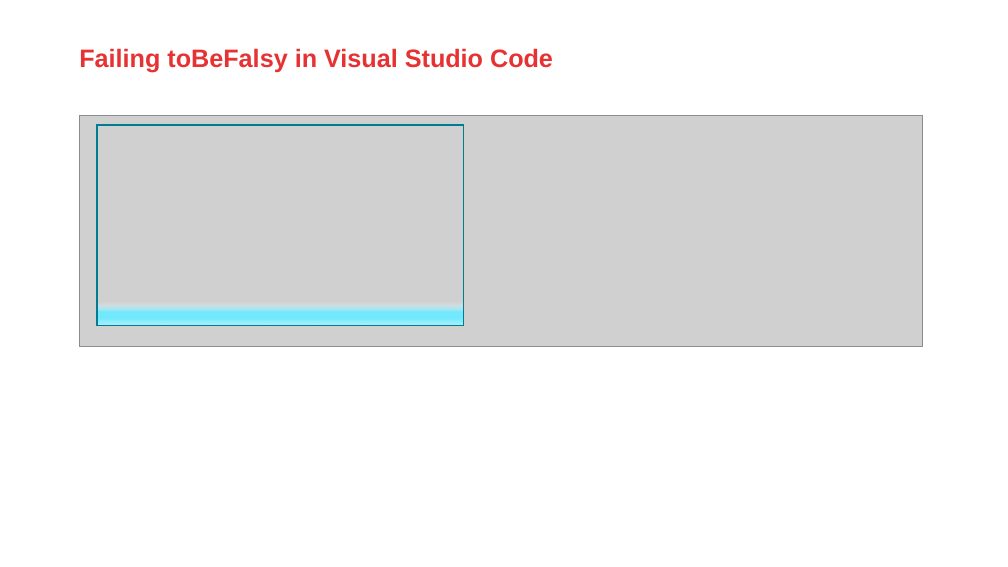
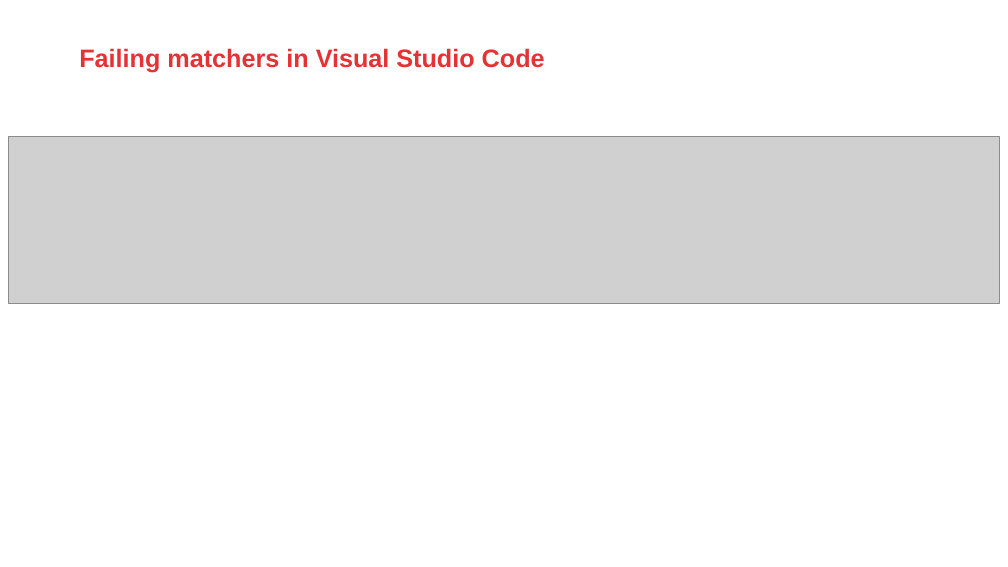
Before and after one commit to AMISConclusion/sig-typescript-unit-testing, a slide deck: slide 13 of typescript_unit_testing_with_vitest.pptx (slide 15 before the commit). Drawn at 1008x567 pixels with LibreOffice and Linux fonts; fonts in the diff are those of the drawing; grey boxes stand for pictures; background and template pictures are left out. Boxes give left, top, right and bottom in pixels: in the first picture for what was removed or moved away, otherwise in the second. Text is boxed around its words. In the diff, an @@ line names an element or a change of style, - is before the commit and + after.

```diff
--- a/typescript_unit_testing_with_vitest.pptx
+++ b/typescript_unit_testing_with_vitest.pptx
@@ title at (x1=79, y1=48, x2=545, y2=72): text changed @@
-Failing toBeFalsy in Visual Studio Code
+Failing matchers in Visual Studio Code
@@ picture resized from (x1=80, y1=116, x2=922, y2=347) to (x1=8, y1=137, x2=1000, y2=304) @@
@@ rectangle removed at (x1=97, y1=125, x2=463, y2=326) @@
```
Also in this commit, not shown: 6 other slides changed, 1 slide added, 26 slides removed.
